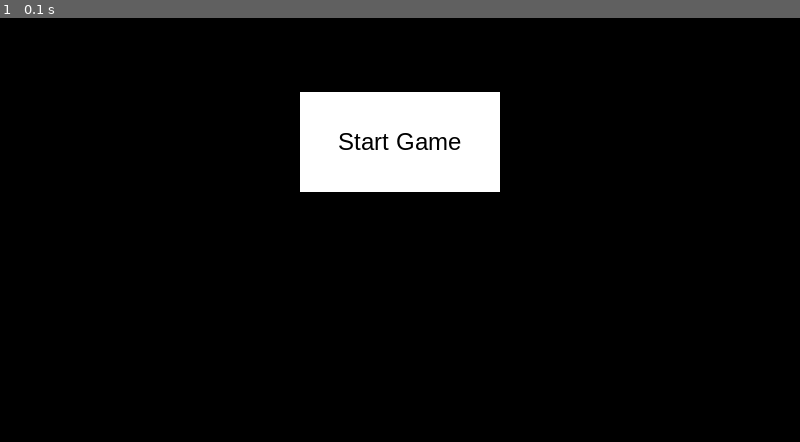
Above: before the commit, frame 1.
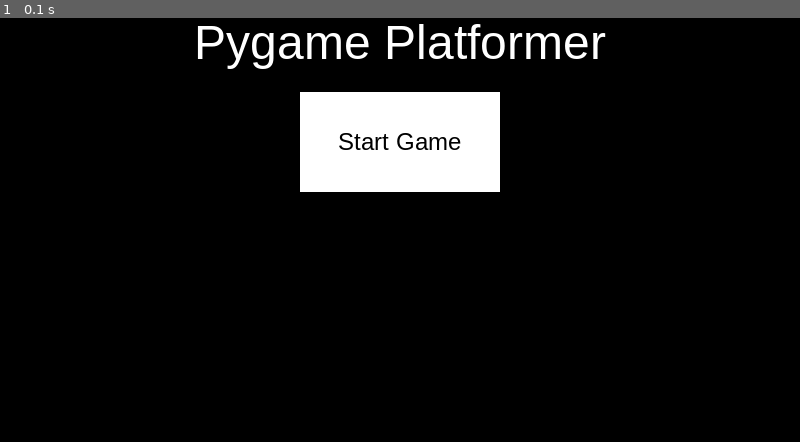
Above: after the commit, the same moment.

Repository: PhantomShift/pygame-platformer
Game: pygame game, started from src/main.py
Same seed, same stepped clock (60 frames per second), same inputs: the game is played once before the commit and once after it.
Inputs:
- Up to frame 1 (0.1 s): no input

The runs differ from the first frame. In frame 1, 1.5% of the frame differs, in the area x 24-76%, y 1-13%.

Commit message:
Updated title and start screen

Diff:
--- a/src/main.py
+++ b/src/main.py
@@ -23,18 +23,24 @@
 LevelManager.on_level_changed.connect(level_changed)
 
 test = UserInterface.TextBox(text="Start Game", anchor_point=Vector2(0.5,0.5), size=UserInterface.UDim2.from_offset(200, 100), pos=UserInterface.UDim2.from_scale(0.5,0.5), font_size=24)
+title = UserInterface.TextBox(text="Pygame Platformer", anchor_point=Vector2(0.5, 0.5),
+                                pos=UserInterface.UDim2(Vector2(0.5, 0.5), Vector2(0, -100)),
+                                size=UserInterface.UDim2(),
+                                color=(0, 0, 0), text_color=(255, 255, 255),
+                                font_size=48)
 def start(inputted):
     DRAWABLES.clear()
     LevelManager.change_level(LevelManager.test_level)
 test.mouse_clicked.connect(start)
 DRAWABLES.append(test)
+DRAWABLES.append(title)
 
 GRAVITY = Vector2(0, 100)
 BG_COLOR = (0, 0, 0)
 DISPLAYSURF = pygame.display.set_mode((800, 600))
 DISPLAYSURF.fill(BG_COLOR)
 print(DISPLAYSURF)
-pygame.display.set_caption("Example")
+pygame.display.set_caption("Pygame Platformer")
 
 class Timer:
     def __init__(self):
